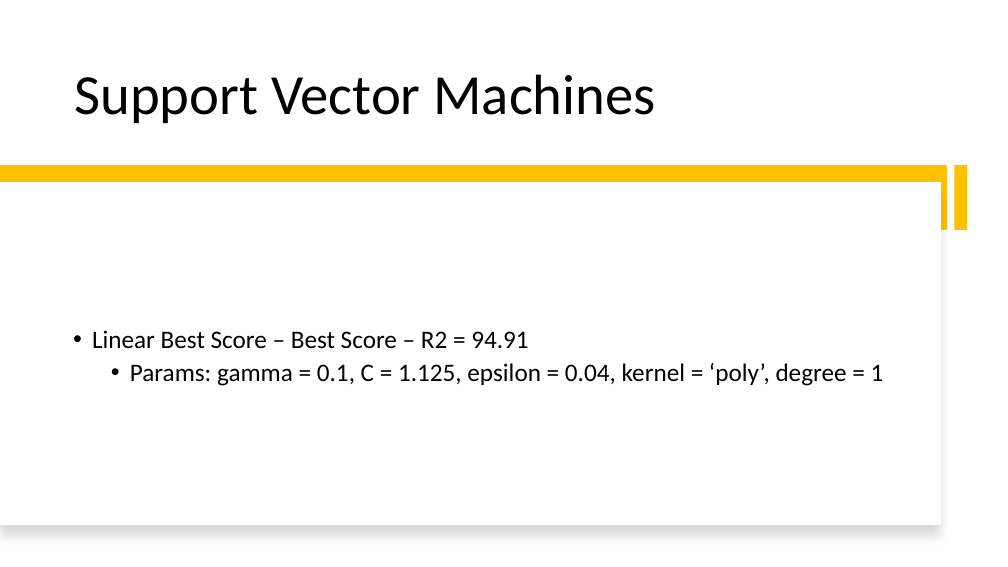
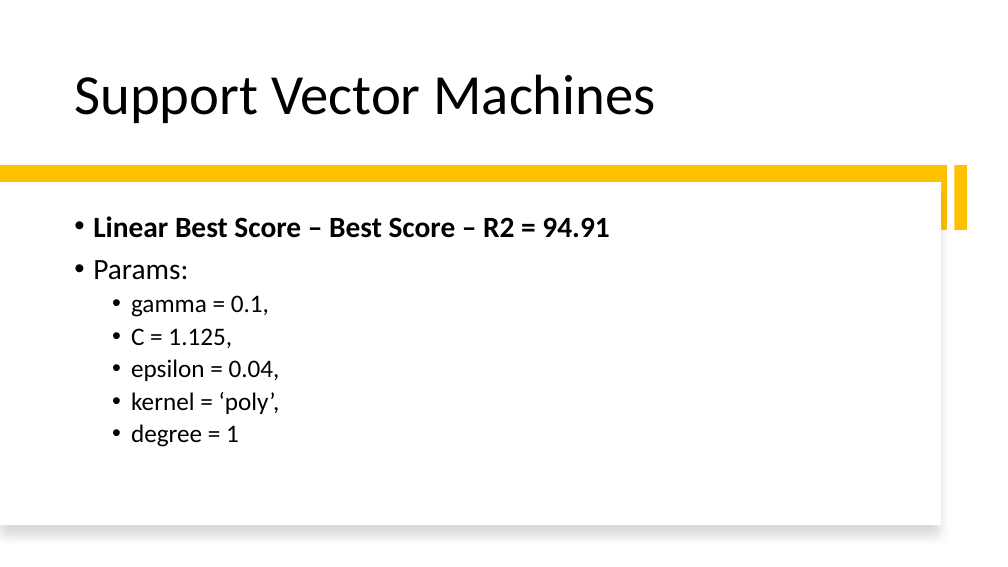
Before and after one commit to djhang99/housing_prices, a slide deck: slide 17 of Draft_Presentation.pptx. Drawn at 1008x567 pixels with LibreOffice and Linux fonts; fonts in the diff are those of the drawing. Boxes give left, top, right and bottom in pixels: in the first picture for what was removed or moved away, otherwise in the second. Text is boxed around its words. In the diff, an @@ line names an element or a change of style, - is before the commit and + after.

```diff
--- a/Draft_Presentation.pptx
+++ b/Draft_Presentation.pptx
@@ text "Linear Best Score – Best ...": place and size @@
-text "Linear Best Score – Best ..." at <box>92,330,884,386</box>
+text "Linear Best Score – Best ..." at <box>93,216,609,447</box>
@@ text at <box>93,216,609,238</box>: size 24 to 28 pt, bold on in "Linear Best Score – Best Score – ..." @@
@@ text at <box>93,260,280,447</box>: text changed @@
-  • Params: gamma = 0.1, C = 1.125, epsilon = 0.04, kernel = ‘poly’, degree = 1
+• Params:
+  • gamma = 0.1,
+  • C = 1.125,
+  • epsilon = 0.04,
+  • kernel = ‘poly’,
+  • degree = 1
```
Also in this commit, not shown: 5 other slides changed, 5 other files.
